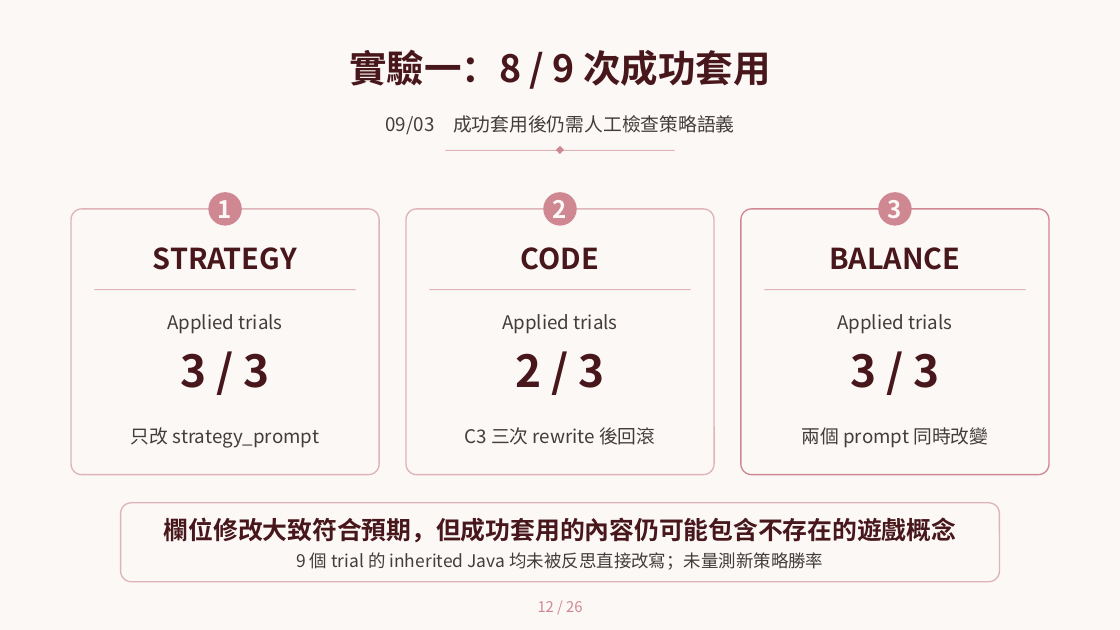
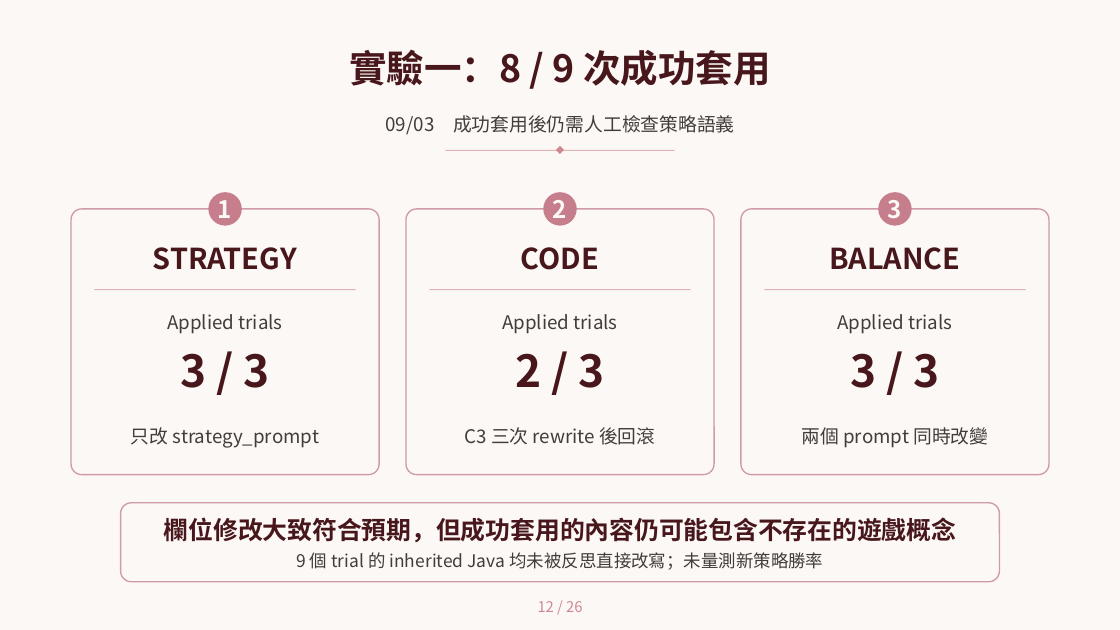
Before and after one commit to sophie8909/EAGLE, a slide deck: slide 12 of Meeting/20260910_eagle_progress.pptx. Drawn at 1120x630 pixels with LibreOffice and Linux fonts; fonts in the diff are those of the drawing; background and template pictures are left out. Boxes give left, top, right and bottom in pixels: in the first picture for what was removed or moved away, otherwise in the second. Text is boxed around its words. In the diff, an @@ line names an element or a change of style, - is before the commit and + after.

```diff
--- a/Meeting/20260910_eagle_progress.pptx
+++ b/Meeting/20260910_eagle_progress.pptx
@@ rounded rectangle at (741, 209, 1049, 475): outline #CF8792 1.5 pt to #CF9BA5 1.5 pt @@
@@ fill #CF8792 to #C77E8C in 3 elements at (208, 192, 242, 226), (543, 192, 577, 226), (878, 192, 912, 226) @@
@@ outline #DEB4BA 1.5 pt to #CF9BA5 1.5 pt in 3 elements at (71, 209, 379, 475), (406, 209, 714, 475), (121, 503, 1000, 582) @@
```
Also in this commit, not shown: 21 other slides changed.
